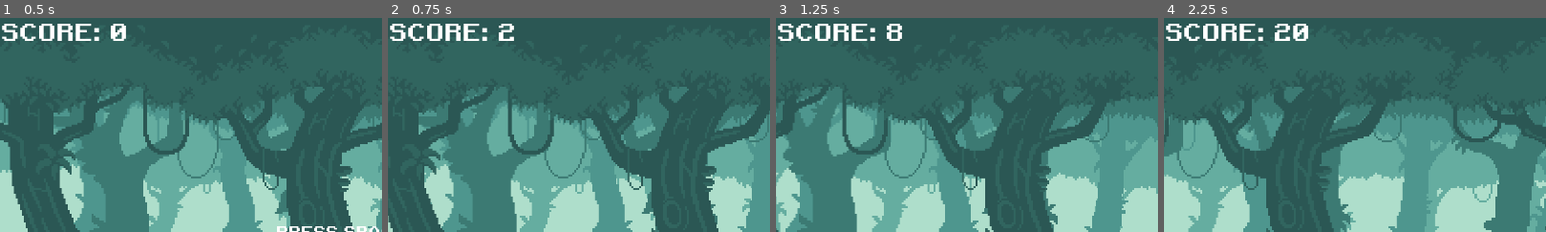
Above: before the commit, frames 1-4 (left to right).
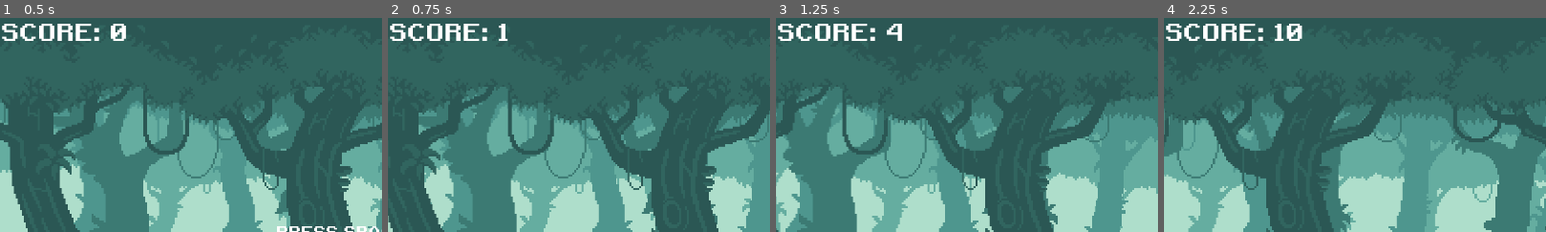
Above: after the commit, the same moments.

Repository: kraftw/Offline-Dinosaur-Game
Game: Godot game, scene res://scenes/game.tscn
Two runs of this game, one before a commit and one after it. Both use one fixed random seed, a clock stepped at 60 frames per second and the inputs below.
Inputs:
- Up to frame 1 (0.5 s): no input
- Up to frame 2 (0.75 s): tap Space at 0.5 s
- Up to frame 3 (1.25 s): tap Enter (ui_accept) at 0.77 s
- Up to frame 4 (2.25 s): tap Enter (ui_accept) at 1.52 s; hold Down (ui_down) from 2.03 s (still down)
The pictures show only the part of the screen within x 0-50%, y 0-50%; the shares and areas given below are measured in that part.

Frame 1 is identical in both runs. In frame 2, 0.2% of the frame differs, in the area x 29-33%, y 2-11%; in frame 3, 0.2%; in frame 4, 0.5%, in the area x 29-38%, y 2-11%.

Commit message:
Create main menu

Diff:
--- a/scenes/game.gd
+++ b/scenes/game.gd
@@ -15,12 +15,12 @@
 var difficulty
 const MAX_DIFFICULTY : int = 2
 var score : int
-const SCORE_MODIFIER : int = 25
+const SCORE_MODIFIER : int = 50
 @export var high_score : int
 var speed : float
 const START_SPEED : float = 5.0
 const MAX_SPEED : int = 10
-const SPEED_MODIFIER : int = 10000
+const SPEED_MODIFIER : int = 5000
 var screen_size : Vector2i
 var ground_height : int
 var game_running : bool
--- /dev/null
+++ b/scenes/main_menu.tscn
@@ -0,0 +1,7 @@
+[gd_scene format=3 uid="uid://ijkff583irjf"]
+
+[node name="Main_Menu" type="Control"]
+layout_mode = 3
+anchors_preset = 0
+offset_right = 40.0
+offset_bottom = 40.0
Not shown: 1 places in scenes/game.tscn that only renumber resources
